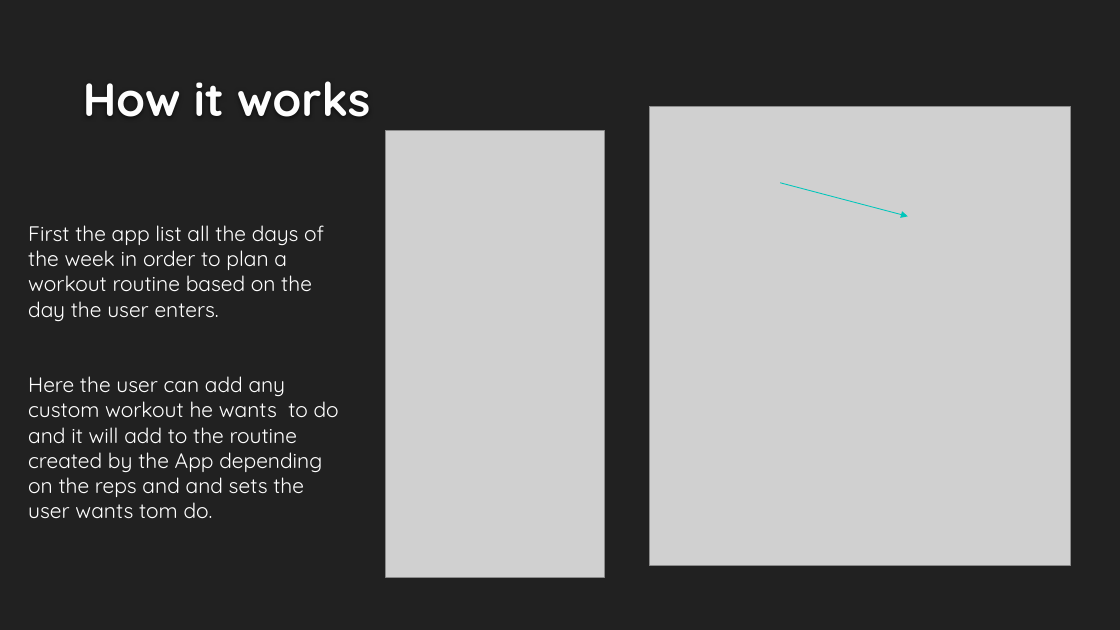
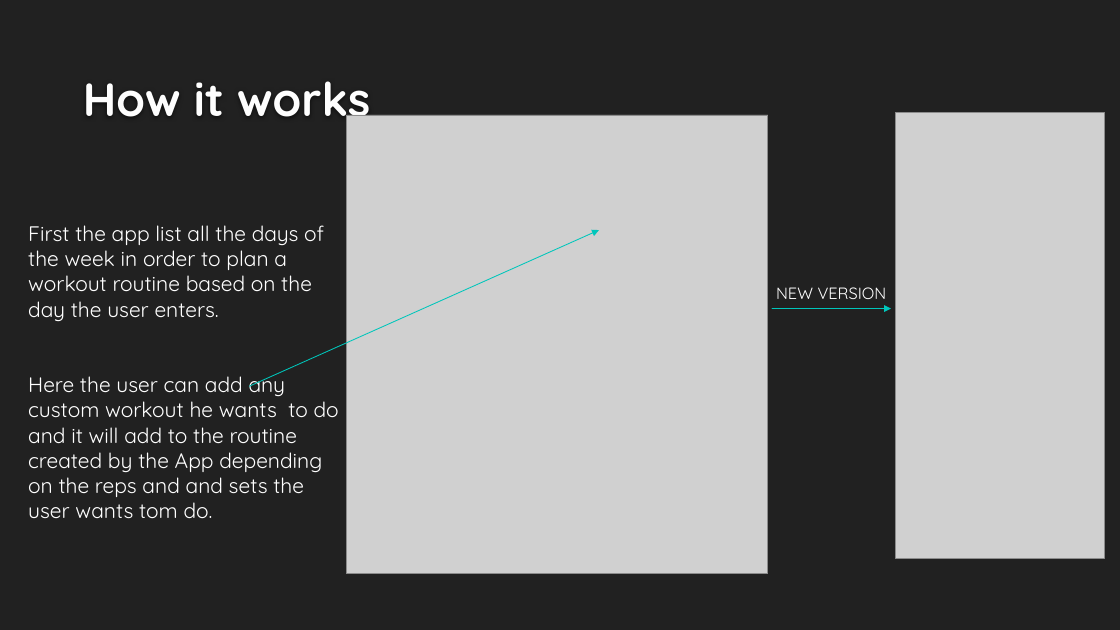
Before and after one commit to mkaramb/terrierFitness, a slide deck: slide 5 of ProjectArchitecture.pptx. Drawn at 1120x630 pixels with LibreOffice and Linux fonts; fonts in the diff are those of the drawing; grey boxes stand for pictures; background and template pictures are left out. Boxes give left, top, right and bottom in pixels: in the first picture for what was removed or moved away, otherwise in the second. Text is boxed around its words. In the diff, an @@ line names an element or a change of style, - is before the commit and + after.

```diff
--- a/ProjectArchitecture.pptx
+++ b/ProjectArchitecture.pptx
@@ picture: place and size @@
-picture at <box>649,107,1071,565</box>
+picture at <box>346,115,768,574</box>
@@ picture added at <box>896,113,1105,559</box> @@
@@ picture removed at <box>386,130,604,577</box> @@
@@ arrow added from (250, 386) to (599, 230), #00C6BB 0.75 pt @@
@@ text added at <box>776,287,887,299</box>, 14 pt, text #FFFFFF @@
+NEW VERSION
@@ arrow moved from (781, 183) - (908, 217) to (772, 308) - (891, 308) @@
```
Also in this commit, not shown: 6 other slides changed.
